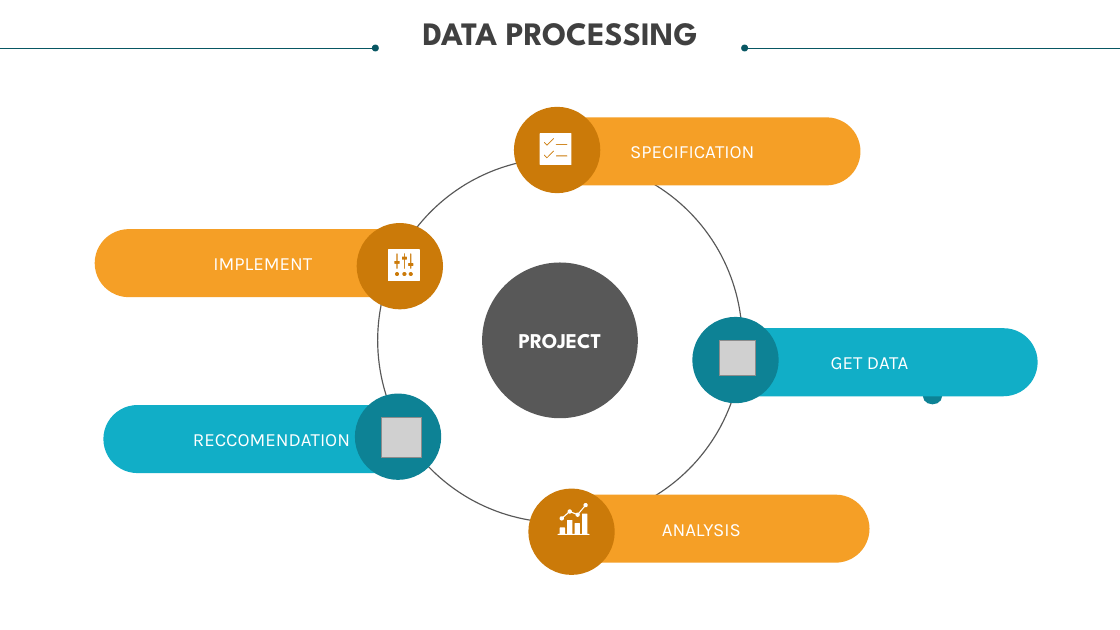
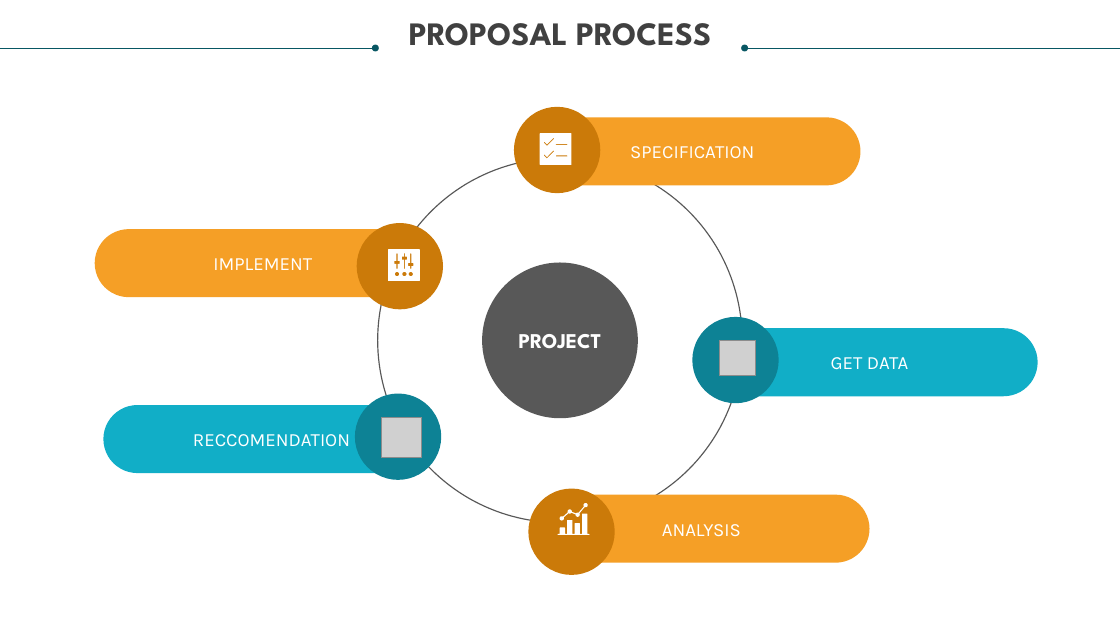
Before and after one commit to Cheberi-ya/Low-Risk-Aircraft-Proposal, a slide deck: slide 3 of Presentation.pptx (slide 5 before the commit). Drawn at 1120x630 pixels with LibreOffice and Linux fonts; fonts in the diff are those of the drawing; grey boxes stand for pictures. Boxes give left, top, right and bottom in pixels: in the first picture for what was removed or moved away, otherwise in the second. Text is boxed around its words. In the diff, an @@ line names an element or a change of style, - is before the commit and + after.

```diff
--- a/Presentation.pptx
+++ b/Presentation.pptx
@@ text at box(409, 23, 711, 46): text changed @@
-DATA PROCESSING
+PROPOSAL PROCESS
@@ ellipse removed at box(923, 388, 943, 404) @@
```
Also in this commit, not shown: 3 other slides changed, 1 slide added.
